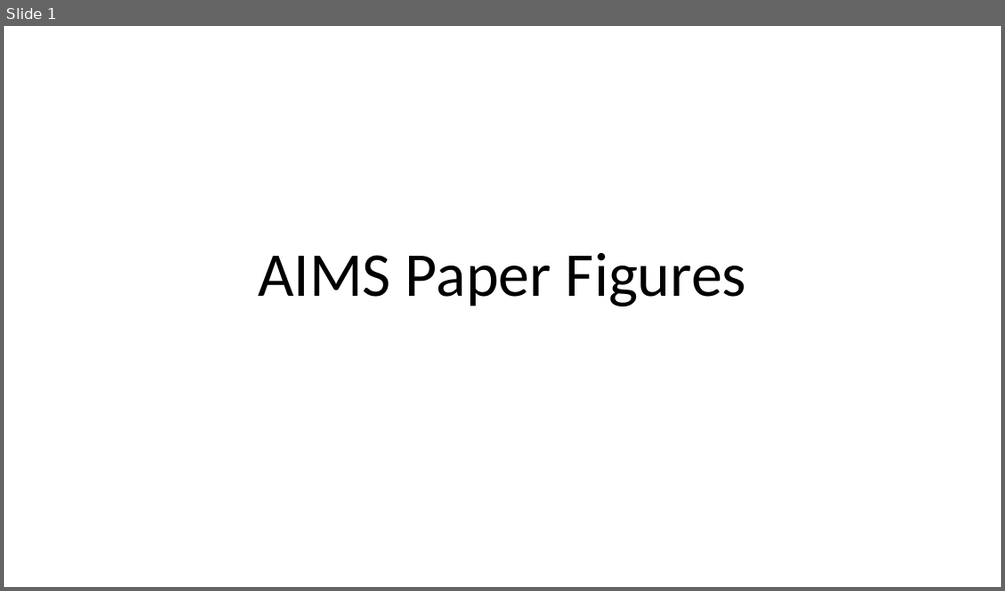
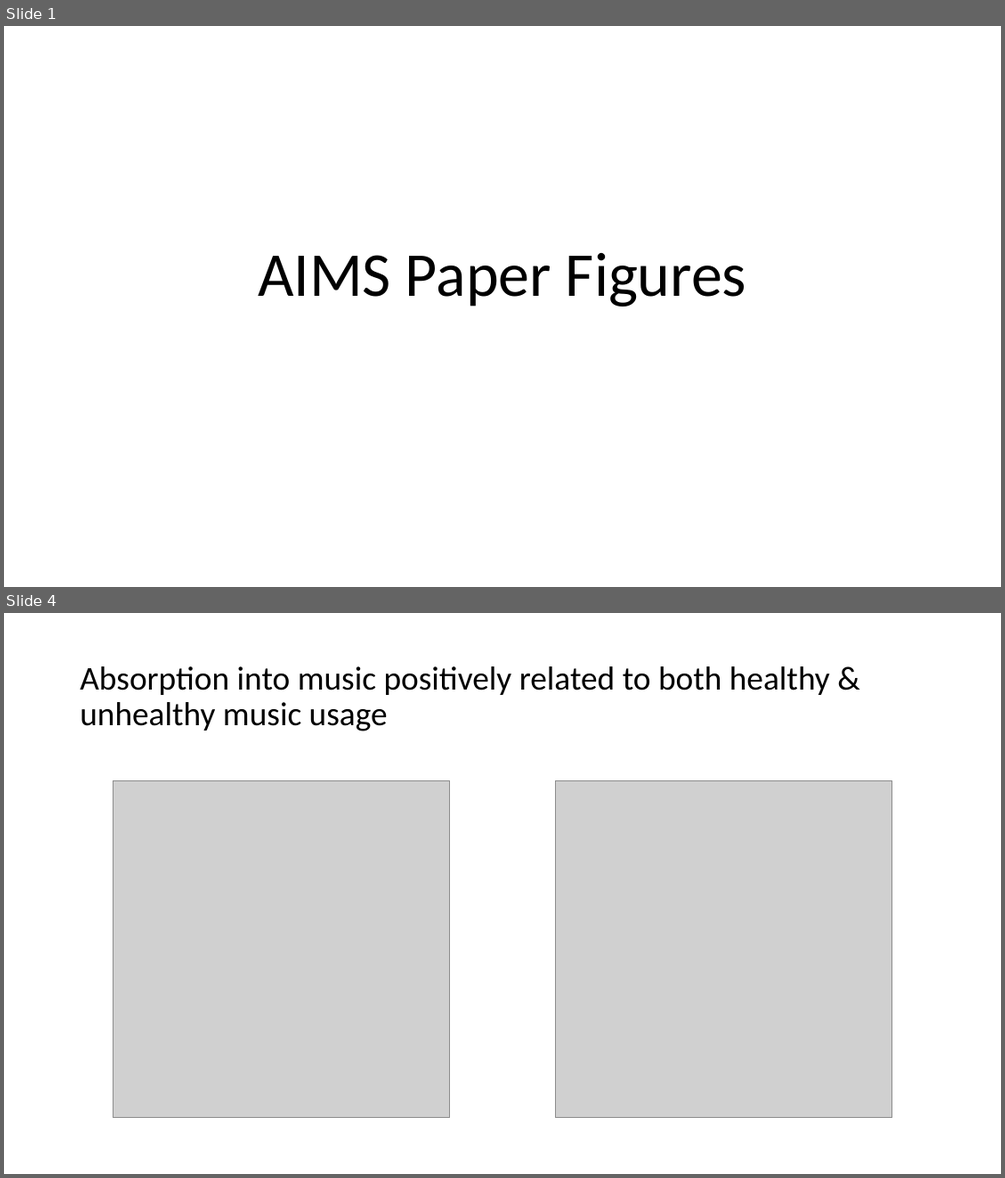
Before and after one commit to njk2136/TEAM, a slide deck: figures/AIMS_paper/AIMS_paperfigures.pptx. Shown one above the other, each under a label of ours: slide 1 before the commit, slides 1 and 4 after it; the slides between them are not shown. The pictures are 1005x591 and 1005x1178 pixels, drawn with LibreOffice and Linux fonts; fonts in the diff are those of the drawing; grey boxes stand for pictures. Boxes give left, top, right and bottom in pixels: in the first picture for what was removed or moved away, otherwise in the second. Text is boxed around its words. In the diff, an @@ line names an element or a change of style, - is before the commit and + after.

Commit message:
adding figures to slide deck for AIMS

```diff
--- a/figures/AIMS_paper/AIMS_paperfigures.pptx
+++ b/figures/AIMS_paper/AIMS_paperfigures.pptx
@@ slide 4 added at [4, 613, 1001, 1174], background #FFFFFF @@
@@ title added at [80, 666, 830, 731], 32 pt, text #000000 @@
+Absorption into music positively related to both healthy & unhealthy music usage
@@ picture added at [113, 780, 450, 1117] @@
@@ picture added at [555, 780, 891, 1117] @@
```
Also in this commit, not shown: 7 other slides added.
